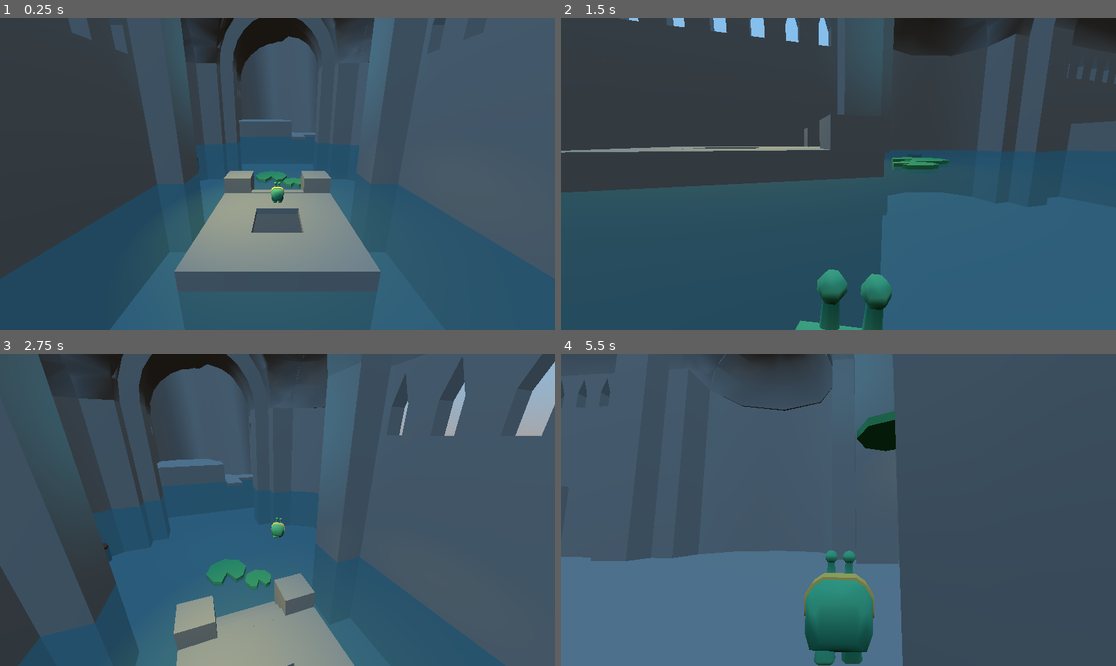
Above: before the commit, frames 1-4 (two rows, left to right).
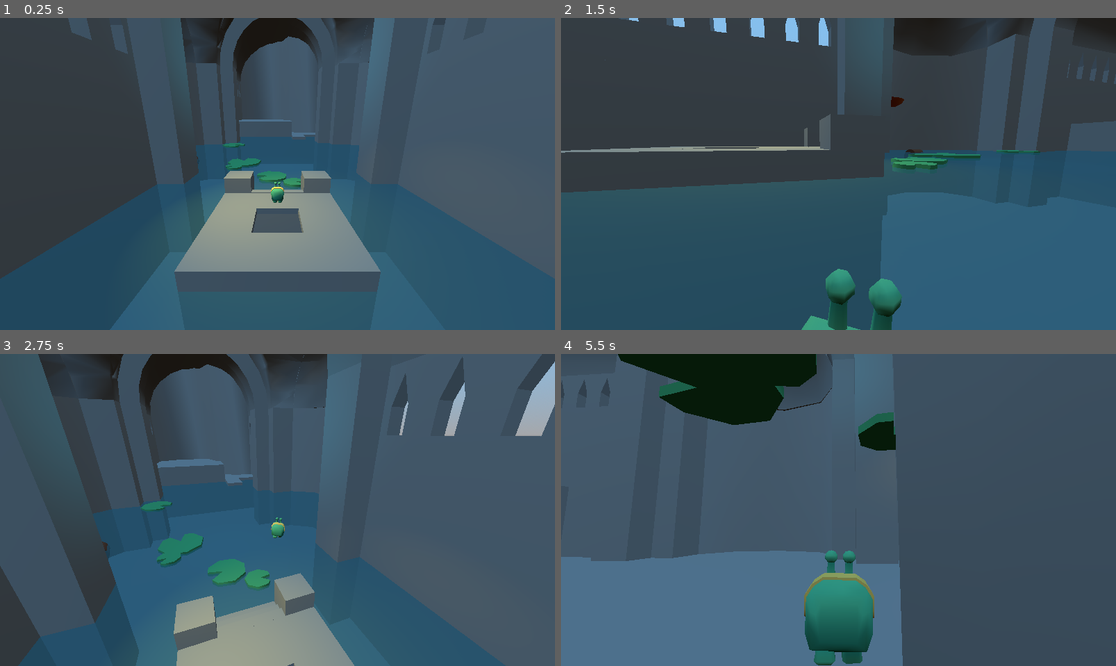
Above: after the commit, the same moments.

Repository: maliamae/GA110_MushroomLad_Godot
Game: Godot game, scene res://Scenes/dungeon_level.tscn
Same seed, same stepped clock (60 frames per second), same inputs: the game is played once before the commit and once after it. The project has no main scene, so this scene is started directly.
Inputs (mouse positions are in pixels of both pictures, inside the frame that each line leads up to):
- Up to frame 1 (0.25 s): no input
- Up to frame 2 (1.5 s): tap Enter (ui_accept) at 0.5 s; move the mouse to (960, 158) at 0.52 s; press the mouse at (960, 158) at 0.53 s; hold D (move_right) 0.53-1.28 s; tap Space (jump) at 0.77, 0.8, 1.07, 1.35 s; move the mouse to (810, 174) at 1.27 s; release the mouse at (810, 174) at 1.28 s; hold W (move_forward) from 1.28 s (still down)
- Up to frame 3 (2.75 s): keep holding W (move_forward); tap Space (jump) at 1.52, 1.82, 2.3 s; click (249, 510) at 1.55 s; move the mouse to (288, 503) at 2.02 s; press the mouse at (288, 503) at 2.03 s
- Up to frame 4 (5.5 s): move the mouse to (832, 516) at 2.77 s; release the mouse at (832, 516) at 2.78 s; click (832, 516) at 2.85 s; tap Space (jump) at 3.02, 3.32, 3.6, 3.77, 4.07, 4.52, 4.82, 5.3 s; move the mouse to (877, 513) at 3.52 s; tap Escape (ui_cancel) at 4.15 s; move the mouse to (672, 463) at 4.27 s; release W (move_forward) at 4.28 s; hold A (move_left) 4.28-5.03 s; click (672, 463) at 4.35 s; move the mouse to (844, 510) at 5.02 s; press the mouse at (844, 510) at 5.03 s; hold W (move_forward) from 5.03 s (still down)

The runs differ from the first frame. In frame 1, 0.3% of the frame differs, in the area x 35-55%, y 40-55%; in frame 2, 1.7%; in frame 3, 0.9%; in frame 4, 5.3%, in the area x 10-61%, y 0-100%.
Error in both runs: Cannot call method 'reload_current_scene' on a null value. (res://Scripts/fall_zone.gd:10)

Commit message:
climbing

Diff:
--- /dev/null
+++ b/Resources/MAT_shelf_mushroom.tres
@@ -0,0 +1,4 @@
+[gd_resource type="StandardMaterial3D" format=3 uid="uid://cm8300svoorh4"]
+
+[resource]
+albedo_color = Color(0.79737425, 0.3270599, 0.10718828, 1)
--- /dev/null
+++ b/Resources/MAT_vine.tres
@@ -0,0 +1,4 @@
+[gd_resource type="StandardMaterial3D" format=3 uid="uid://c4hgb5skynkip"]
+
+[resource]
+albedo_color = Color(0.13947442, 0.41242528, 0.3059142, 1)
--- a/Scenes/dungeon_level.tscn
+++ b/Scenes/dungeon_level.tscn
@@ -7,9 +7,11 @@
 [ext_resource type="PackedScene" uid="uid://c51nrwdbd8cvv" path="res://Scenes/side_wall_modified.tscn" id="5_q5ual"]
 [ext_resource type="PackedScene" uid="uid://dfpkmu8qdbu4l" path="res://Scenes/roof_modified.tscn" id="6_3vtai"]
 [ext_resource type="PackedScene" uid="uid://cmsy0ichub6c3" path="res://Scenes/arch.tscn" id="6_4p3mm"]
+[ext_resource type="PackedScene" uid="uid://btvurkvmy7kf6" path="res://Scenes/vine.tscn" id="6_f7i5e"]
 [ext_resource type="PackedScene" uid="uid://d1ew0qy5yf3wx" path="res://Scenes/wall_curved.tscn" id="6_vgdfs"]
 [ext_resource type="PackedScene" uid="uid://cbi2vijx8awjr" path="res://Scenes/lilypad.tscn" id="7_tldnm"]
 [ext_resource type="PackedScene" uid="uid://dixws230pxqm6" path="res://Scenes/floating_platform.tscn" id="8_khf8t"]
+[ext_resource type="PackedScene" uid="uid://8n1w1udf5a6t" path="res://Scenes/shelf_mushroom.tscn" id="11_1sn8i"]
 [ext_resource type="PackedScene" uid="uid://dp8l64keoupar" path="res://Scenes/player.tscn" id="11_vgdfs"]
 
 [sub_resource type="ProceduralSkyMaterial" id="ProceduralSkyMaterial_p7ssk"]
@@ -28,6 +30,11 @@
 [sub_resource type="BoxShape3D" id="BoxShape3D_n8u0m"]
 size = Vector3(100, 1, 100)
 
+[sub_resource type="BoxMesh" id="BoxMesh_vgdfs"]
+size = Vector3(9, 9, 0.5)
+
+[sub_resource type="BoxShape3D" id="BoxShape3D_f7i5e"]
+
 [sub_resource type="BoxShape3D" id="BoxShape3D_vgdfs"]
 size = Vector3(9, 3.25, 7.375)
 
@@ -180,9 +187,6 @@
 [node name="side_wall5" parent="Walls" unique_id=1568138120 instance=ExtResource("4_n8u0m")]
 transform = Transform3D(1, 0, 0, 0, 1, 0, 0, 0, 1, -4.75, 4.5, 8)
 
-[node name="side_wall11" parent="Walls" unique_id=1383738846 instance=ExtResource("4_n8u0m")]
-transform = Transform3D(-4.371139e-08, 0, 1, 0, 1, 0, -1, 0, -4.371139e-08, 0, 4.5, 6.75)
-
 [node name="side_wall12" parent="Walls" unique_id=2085987216 instance=ExtResource("4_n8u0m")]
 transform = Transform3D(-4.371139e-08, 0, 1, 0, 1, 0, -1, 0, -4.371139e-08, 0, 13.5, 6.75)
 
@@ -248,6 +252,19 @@
 [node name="wall_pillar4" type="CSGBox3D" parent="Walls" unique_id=1219562840]
 transform = Transform3D(1, 0, 0, 0, 1, 0, 0, 0, 1, 4.75, 4.5, -6)
 size = Vector3(0.5, 9, 1)
+
+[node name="back_wall" type="StaticBody3D" parent="Walls" unique_id=1534506390]
+transform = Transform3D(1, 0, 0, 0, 1, 0, 0, 0, 1, 0, 0, 7.25)
+
+[node name="MeshInstance3D" type="MeshInstance3D" parent="Walls/back_wall" unique_id=685346818]
+transform = Transform3D(1, 0, 0, 0, 1, 0, 0, 0, 1, 0, 4.5, -0.5)
+mesh = SubResource("BoxMesh_vgdfs")
+
+[node name="CollisionShape3D" type="CollisionShape3D" parent="Walls/back_wall" unique_id=959934795]
+shape = SubResource("BoxShape3D_f7i5e")
+
+[node name="vine" parent="Walls" unique_id=632868339 instance=ExtResource("6_f7i5e")]
+transform = Transform3D(-0.8660253, 0, 0.49999997, 0, 1, 0, -0.49999997, 0, -0.8660253, -6.625, 4.125, -7.125)
 
 [node name="Roofs" type="Node3D" parent="." unique_id=1455176719]
 
@@ -353,15 +370,32 @@
 [node name="Lilypads" type="Node3D" parent="." unique_id=440360043]
 
 [node name="lilypad" parent="Lilypads" unique_id=197424431 instance=ExtResource("7_tldnm")]
-transform = Transform3D(1, 0, 0, 0, 1, 0, 0, 0, 1, -0.25, 3, -4.875)
+transform = Transform3D(0.25881907, 0, -0.9659258, 0, 1, 0, 0.9659258, 0, 0.25881907, -0.25, 3, -4.875)
+
+[node name="lilypad3" parent="Lilypads" unique_id=2090015245 instance=ExtResource("7_tldnm")]
+transform = Transform3D(-1.3039999, 0, -0.34940583, 0, 1, 0, 0.34940583, 0, -1.3039999, -1.75, 3, -7.375)
+
+[node name="lilypad5" parent="Lilypads" unique_id=151158752 instance=ExtResource("7_tldnm")]
+transform = Transform3D(0.675, 0, 1.1691343, 0, 1, 0, -1.1691343, 0, 0.675, -3.5, 3, -13.125)
 
 [node name="lilypad2" parent="Lilypads" unique_id=347292891 instance=ExtResource("7_tldnm")]
-transform = Transform3D(0.65, 0, 0, 0, 1, 0, 0, 0, 0.65, 0.625, 3, -4.125)
+transform = Transform3D(0.1682324, 0, 0.6278518, 0, 1, 0, -0.6278518, 0, 0.1682324, 0.625, 3, -4.125)
+
+[node name="lilypad4" parent="Lilypads" unique_id=1613689141 instance=ExtResource("7_tldnm")]
+transform = Transform3D(0.325, 0, -0.5629165, 0, 1, 0, 0.5629165, 0, 0.325, -2.125, 3, -6.375)
 
 [node name="Barrels" type="Node3D" parent="." unique_id=983827985]
 
 [node name="floating_platform" parent="Barrels" unique_id=1464046690 instance=ExtResource("8_khf8t")]
-transform = Transform3D(1, 0, 0, 0, 1, 0, 0, 0, 1, -4.875, 3, -8.125)
+transform = Transform3D(-0.25881904, 0, 0.9659258, 0, 1, 0, -0.9659258, 0, -0.25881904, -4.875, 3, -8.125)
+move_distance = 0.25
+move_speed = 50
+
+[node name="shelf_mushroom" parent="Barrels" unique_id=1413824414 instance=ExtResource("11_1sn8i")]
+transform = Transform3D(0.9659258, 0, 0.25881904, 0, 1, 0, -0.25881904, 0, 0.9659258, -7.75, 6.125, -8.25)
+
+[node name="shelf_mushroom2" parent="Barrels" unique_id=1486407637 instance=ExtResource("11_1sn8i")]
+transform = Transform3D(0, 0, 0.99999994, 0, 1, 0, -0.99999994, 0, 0, -7.75, 7.125, -7.25)
 
 [node name="Player" parent="." unique_id=1588105895 instance=ExtResource("11_vgdfs")]
 transform = Transform3D(1, 0, 0, 0, 1, 0, 0, 0, 1, 0, 3.375, -1.625)
--- a/Scenes/floating_platform.tscn
+++ b/Scenes/floating_platform.tscn
@@ -18,7 +18,9 @@
 script = ExtResource("1_4lfrg")
 
 [node name="MeshInstance3D" type="MeshInstance3D" parent="." unique_id=284386594]
+transform = Transform3D(-4.371139e-08, 1, 0, -1, -4.371139e-08, 0, 0, 0, 1, 0, 0, 0)
 mesh = SubResource("CylinderMesh_4lfrg")
 
 [node name="CollisionShape3D" type="CollisionShape3D" parent="." unique_id=410602326]
+transform = Transform3D(-4.371139e-08, 1, 0, -1, -4.371139e-08, 0, 0, 0, 1, 0, 0, 0)
 shape = SubResource("CylinderShape3D_ytl5q")
--- /dev/null
+++ b/Scenes/mechanics_test_level.tscn
@@ -0,0 +1,74 @@
+[gd_scene format=3 uid="uid://b8vps7836um6h"]
+
+[ext_resource type="PackedScene" uid="uid://dp8l64keoupar" path="res://Scenes/player.tscn" id="1_lqutt"]
+[ext_resource type="PackedScene" uid="uid://1s7wuolsl15i" path="res://Scenes/side_wall.tscn" id="2_ym3cn"]
+[ext_resource type="PackedScene" uid="uid://8n1w1udf5a6t" path="res://Scenes/shelf_mushroom.tscn" id="3_4i73x"]
+[ext_resource type="PackedScene" uid="uid://btvurkvmy7kf6" path="res://Scenes/vine.tscn" id="4_w55uq"]
+
+[sub_resource type="ProceduralSkyMaterial" id="ProceduralSkyMaterial_in8hx"]
+sky_top_color = Color(0.08295094, 0.46121985, 0.7650066, 1)
+sky_horizon_color = Color(0.5562333, 0.7170142, 0.6012061, 1)
+ground_bottom_color = Color(0.045500003, 0.06662501, 0.13, 1)
+ground_horizon_color = Color(0.39065132, 0.29973957, 0.18751267, 1)
+
+[sub_resource type="Sky" id="Sky_ehih1"]
+sky_material = SubResource("ProceduralSkyMaterial_in8hx")
+
+[sub_resource type="Environment" id="Environment_ehemk"]
+background_mode = 2
+sky = SubResource("Sky_ehih1")
+tonemap_mode = 2
+glow_enabled = true
+
+[sub_resource type="StandardMaterial3D" id="StandardMaterial3D_vafja"]
+albedo_color = Color(0.055123515, 0.10934631, 0.16987205, 1)
+
+[sub_resource type="PlaneMesh" id="PlaneMesh_prqow"]
+material = SubResource("StandardMaterial3D_vafja")
+size = Vector2(20, 20)
+
+[sub_resource type="BoxShape3D" id="BoxShape3D_h2auu"]
+size = Vector3(20, 0.5, 20)
+
+[node name="mechanics_test_level" type="Node3D" unique_id=242415888]
+
+[node name="WorldEnvironment" type="WorldEnvironment" parent="." unique_id=406532010]
+environment = SubResource("Environment_ehemk")
+
+[node name="DirectionalLight3D" type="DirectionalLight3D" parent="." unique_id=161346677]
+transform = Transform3D(-1, -4.770465e-08, 6.008869e-08, 2.08039e-09, 0.7660444, 0.6427877, -7.669456e-08, 0.6427877, -0.7660444, 0, 0, 0)
+shadow_enabled = true
+
+[node name="Floor" type="StaticBody3D" parent="." unique_id=1663886829]
+
+[node name="MeshInstance3D" type="MeshInstance3D" parent="Floor" unique_id=2106560879]
+mesh = SubResource("PlaneMesh_prqow")
+
+[node name="CollisionShape3D" type="CollisionShape3D" parent="Floor" unique_id=1186369353]
+transform = Transform3D(1, 0, 0, 0, 1, 0, 0, 0, 1, 0, -0.25, 0)
+shape = SubResource("BoxShape3D_h2auu")
+debug_fill = false
+
+[node name="Player" parent="." unique_id=1588105895 instance=ExtResource("1_lqutt")]
+transform = Transform3D(1, 0, 0, 0, 1, 0, 0, 0, 1, -1, 0, 1.375)
+
+[node name="side_wall" parent="." unique_id=2072426151 instance=ExtResource("2_ym3cn")]
+transform = Transform3D(-4.371139e-08, 0, -1, 0, 1, 0, 1, 0, -4.371139e-08, 0.25, 4.5, -3.25)
+
+[node name="side_wall2" parent="." unique_id=1624944318 instance=ExtResource("2_ym3cn")]
+transform = Transform3D(-1.0000001, 0, -2.9802322e-08, 0, 1, 0, 2.9802322e-08, 0, -1.0000001, 2.75, 4.5, 0)
+
+[node name="shelf_mushroom" parent="." unique_id=1413824414 instance=ExtResource("3_4i73x")]
+transform = Transform3D(6.7055225e-08, 0, -1, 0, 1, 0, 1, 0, 6.7055225e-08, -1.75, 2.125, -3)
+
+[node name="shelf_mushroom2" parent="." unique_id=415791709 instance=ExtResource("3_4i73x")]
+transform = Transform3D(6.7055225e-08, 0, -1, 0, 1, 0, 1, 0, 6.7055225e-08, -2.75, 2.625, -3)
+
+[node name="shelf_mushroom3" parent="." unique_id=171717060 instance=ExtResource("3_4i73x")]
+transform = Transform3D(6.7055225e-08, 0, -1, 0, 1, 0, 1, 0, 6.7055225e-08, 1.25, 3.5, -3)
+
+[node name="vine" parent="." unique_id=632868339 instance=ExtResource("4_w55uq")]
+transform = Transform3D(1, 0, 0, 0, 1, 0, 0, 0, 1, 0, 1.125, -2.875)
+
+[node name="vine2" parent="." unique_id=272916270 instance=ExtResource("4_w55uq")]
+transform = Transform3D(5.9604645e-08, 0, -1, 0, 1, 0, 1, 0, 5.9604645e-08, 2.375, 1.125, -0.125)
--- a/Scenes/player.tscn
+++ b/Scenes/player.tscn
@@ -1,6 +1,6 @@
 [gd_scene format=3 uid="uid://dp8l64keoupar"]
 
-[ext_resource type="Script" uid="uid://bmwjmjmmort8o" path="res://Scripts/player_in_class.gd" id="1_cvnsp"]
+[ext_resource type="Script" uid="uid://dpdcgmwpuab0t" path="res://Scripts/player_movement.gd" id="1_cvnsp"]
 [ext_resource type="PackedScene" uid="uid://d2uovq0jvwhy" path="res://Assets/Character_Model/animal-caterpillar.glb" id="1_v0iea"]
 
 [sub_resource type="Animation" id="Animation_v0iea"]
@@ -183,22 +183,31 @@
 transform = Transform3D(-0.25, 0, 3.774895e-08, 0, 0.25, 0, -3.774895e-08, 0, -0.25, 0, 0, 0)
 
 [node name="leg-front-right" parent="animal-caterpillar2/animal-caterpillar/root" parent_id_path=PackedInt32Array(842720335, 827963564) index="0" unique_id=67322948]
-transform = Transform3D(1, 0, 0, 0, 0.17364821, 0.98480767, 0, -0.98480767, 0.17364821, -0.25, 0.3, 0.25)
+transform = Transform3D(1, 0, 0, 0, 0.17364821, 0.9848076, 0, -0.9848076, 0.17364821, -0.25, 0.3, 0.25)
 
 [node name="leg-front-left" parent="animal-caterpillar2/animal-caterpillar/root" parent_id_path=PackedInt32Array(842720335, 827963564) index="1" unique_id=916332053]
-transform = Transform3D(1, 0, 0, 0, 0.17364821, 0.98480767, 0, -0.98480767, 0.17364821, 0.25, 0.3, 0.25)
+transform = Transform3D(1, 0, 0, 0, 0.17364821, 0.9848076, 0, -0.9848076, 0.17364821, 0.25, 0.3, 0.25)
 
 [node name="leg-back-right" parent="animal-caterpillar2/animal-caterpillar/root" parent_id_path=PackedInt32Array(842720335, 827963564) index="2" unique_id=771341119]
-transform = Transform3D(1, 0, 0, 0, 0.17364821, -0.98480767, 0, 0.98480767, 0.17364821, -0.25, 0.3, -0.25)
+transform = Transform3D(1, 0, 0, 0, 0.17364821, -0.9848076, 0, 0.9848076, 0.17364821, -0.25, 0.3, -0.25)
 
 [node name="leg-back-left" parent="animal-caterpillar2/animal-caterpillar/root" parent_id_path=PackedInt32Array(842720335, 827963564) index="3" unique_id=1744956006]
-transform = Transform3D(1, 0, 0, 0, 0.17364821, -0.98480767, 0, 0.98480767, 0.17364821, 0.25, 0.3, -0.25)
+transform = Transform3D(1, 0, 0, 0, 0.17364821, -0.9848076, 0, 0.9848076, 0.17364821, 0.25, 0.3, -0.25)
 
 [node name="body" parent="animal-caterpillar2/animal-caterpillar/root" parent_id_path=PackedInt32Array(842720335, 827963564) index="4" unique_id=2081161047]
 transform = Transform3D(1, 0, 0, 0, 0.9945219, -0.10452846, 0, 0.10452846, 0.9945219, 1.573182e-08, 0.18124998, -3.8083503e-08)
 
 [node name="AnimationPlayer" parent="animal-caterpillar2" index="1" unique_id=593302426]
 libraries/ = SubResource("AnimationLibrary_vgqql")
+
+[node name="Debug X-axis" type="CSGBox3D" parent="animal-caterpillar2" unique_id=897389355]
+transform = Transform3D(-4, 0, -6.039832e-07, 0, 4, 0, 6.039832e-07, 0, -4, 5.6181054e-08, 1.9470215, 0.3720703)
+visible = false
+size = Vector3(1, 0.026489258, 0.068847656)
+
+[node name="RayCast3D" type="RayCast3D" parent="animal-caterpillar2" unique_id=869731500]
+transform = Transform3D(1, 0, 0, 0, -4.371139e-08, 1, 0, -1, -4.371139e-08, 1.1060867e-07, 0.79475224, 0.7325281)
+target_position = Vector3(0, -2, 0)
 
 [node name="CollisionShape3D" type="CollisionShape3D" parent="." unique_id=113189383]
 transform = Transform3D(1, 0, 0, 0, 1, 0, 0, 0, 1, 0, 0.22468567, 0)
--- /dev/null
+++ b/Scenes/shelf_mushroom.tscn
@@ -0,0 +1,37 @@
+[gd_scene format=3 uid="uid://8n1w1udf5a6t"]
+
+[ext_resource type="Material" uid="uid://cm8300svoorh4" path="res://Resources/MAT_shelf_mushroom.tres" id="1_8xo6d"]
+
+[sub_resource type="CylinderShape3D" id="CylinderShape3D_3mxs2"]
+height = 0.31835938
+radius = 0.6621094
+
+[sub_resource type="CylinderShape3D" id="CylinderShape3D_j1kdm"]
+height = 0.3540039
+
+[node name="shelf_mushroom" type="Node3D" unique_id=1413824414]
+
+[node name="StaticBody3D" type="StaticBody3D" parent="." unique_id=539273227]
+
+[node name="CSGSphere3D" type="CSGSphere3D" parent="StaticBody3D" unique_id=2098264354]
+transform = Transform3D(0.9, 0, 0, 0, 0.6, 0, 0, 0, 1.36, 0, 0, 0)
+radius = 0.75
+material = ExtResource("1_8xo6d")
+
+[node name="CSGBox3D" type="CSGBox3D" parent="StaticBody3D/CSGSphere3D" unique_id=1774612174]
+transform = Transform3D(1, 0, 0, 0, 1, 0, 0, 0, 1, 0, 0.5, 0)
+operation = 2
+size = Vector3(1.5, 1, 1.5)
+material = ExtResource("1_8xo6d")
+
+[node name="CollisionShape3D" type="CollisionShape3D" parent="StaticBody3D" unique_id=114447907]
+transform = Transform3D(1, 0, 0, 0, 1, 0, 0, 0, 1, 0, -0.15527344, 0)
+shape = SubResource("CylinderShape3D_3mxs2")
+
+[node name="CollisionShape3D2" type="CollisionShape3D" parent="StaticBody3D" unique_id=1451228247]
+transform = Transform3D(1, 0, 0, 0, 1, 0, 0, 0, 1, 0, -0.1652832, 0.4681757)
+shape = SubResource("CylinderShape3D_j1kdm")
+
+[node name="CollisionShape3D3" type="CollisionShape3D" parent="StaticBody3D" unique_id=82444354]
+transform = Transform3D(1, 0, 0, 0, 1, 0, 0, 0, 1, 0, -0.1652832, -0.45866144)
+shape = SubResource("CylinderShape3D_j1kdm")
--- /dev/null
+++ b/Scenes/vine.tscn
@@ -0,0 +1,24 @@
+[gd_scene format=3 uid="uid://btvurkvmy7kf6"]
+
+[ext_resource type="Script" uid="uid://cpnuvml7dxryk" path="res://Scripts/vine.gd" id="1_6slj2"]
+[ext_resource type="Material" uid="uid://c4hgb5skynkip" path="res://Resources/MAT_vine.tres" id="1_hl6mt"]
+
+[sub_resource type="BoxShape3D" id="BoxShape3D_u6xv0"]
+size = Vector3(1.5, 4, 0.375)
+
+[node name="vine" type="Node3D" unique_id=632868339]
+script = ExtResource("1_6slj2")
+
+[node name="Area3D" type="Area3D" parent="." unique_id=1200317447]
+
+[node name="CollisionShape3D" type="CollisionShape3D" parent="Area3D" unique_id=79552819]
+transform = Transform3D(1, 0, 0, 0, 1, 0, 0, 0, 1, 0, 0.8125, 0.0625)
+shape = SubResource("BoxShape3D_u6xv0")
+
+[node name="CSGBox3D" type="CSGBox3D" parent="Area3D" unique_id=1989857257]
+transform = Transform3D(1, 0, 0, 0, 1, 0, 0, 0, 1, 0, 0.8125, -0.0625)
+size = Vector3(1.5, 4, 0.125)
+material = ExtResource("1_hl6mt")
+
+[connection signal="body_entered" from="Area3D" to="." method="_on_area_3d_body_entered"]
+[connection signal="body_exited" from="Area3D" to="." method="_on_area_3d_body_exited"]
--- /dev/null
+++ b/Scripts/climb_ray_cast.gd
@@ -0,0 +1,11 @@
+extends RayCast3D
+
+
+# Called when the node enters the scene tree for the first time.
+func _ready() -> void:
+	pass # Replace with function body.
+
+
+# Called every frame. 'delta' is the elapsed time since the previous frame.
+func _process(delta: float) -> void:
+	pass
--- /dev/null
+++ b/Scripts/player_movement.gd
@@ -0,0 +1,138 @@
+extends CharacterBody3D
+
+@export_group("Camera")
+@export_range(0.0, 1.0) var mouse_sensitivity := 0.25
+
+@export_group("Movement")
+@export var move_speed := 8.0
+@export var acceleration := 20.0
+@export var rotation_speed := 12.0
+@export var jump_impulse := 10.0
+var gravity := -30.0
+
+var camera_input_direction := Vector2.ZERO
+
+var last_movement_direction := Vector3.FORWARD
+var raw_input: Vector2
+var forward
+var right
+var move_direction
+var target_angle
+@export var is_climbing := false
+
+@onready var camera_pivot: Node3D = %CameraPivot
+@onready var camera_3d: Camera3D = %Camera3D
+@onready var character_model: Node3D = %"animal-caterpillar2"
+@onready var animation_player: AnimationPlayer = $"animal-caterpillar2/AnimationPlayer"
+@onready var climb_ray_cast: RayCast3D = $"animal-caterpillar2/RayCast3D"
+
+#only rotates the camera when the mouse is clicked into the game
+func _input(event: InputEvent) -> void:
+	if event.is_action_pressed("left_click"):
+		Input.mouse_mode = Input.MOUSE_MODE_CAPTURED
+	if event.is_action_pressed("ui_cancel"):
+		Input.mouse_mode = Input.MOUSE_MODE_VISIBLE
+
+func _unhandled_input(event: InputEvent) -> void:
+	var is_camera_motion := (event is InputEventMouseMotion and Input.get_mouse_mode() == Input.MOUSE_MODE_CAPTURED)
+
+	if is_camera_motion:
+		camera_input_direction = event.screen_relative * mouse_sensitivity
+
+func _physics_process(delta: float) -> void:
+	#rotate around the x-axis
+	camera_pivot.rotation.x += camera_input_direction.y * delta
+	#clamp the rotation
+	camera_pivot.rotation.x = clamp(camera_pivot.rotation.x, -PI / 6.0, PI/3.0)
+	#rotate around the y-axis
+	camera_pivot.rotation.y -= camera_input_direction.x * delta
+
+	#reset the input direction to zero
+	camera_input_direction = Vector2.ZERO
+
+	if is_climbing:
+		move_climbing(delta)
+	else:
+		move_grounded(delta)
+
+
+	#allow jumps only when on the floor
+	var is_starting_jump := Input.is_action_just_pressed("jump") and is_on_floor()
+	if is_starting_jump:
+		velocity.y += jump_impulse
+
+	var is_starting_jump_climb := Input.is_action_just_pressed("jump") and is_climbing
+	if is_starting_jump_climb:
+		velocity = character_model.basis.z * -jump_impulse*2.5
+
+	#move the character
+	move_and_slide()
+
+	#smooth out character direction while turning
+	character_model.global_rotation.y = lerp_angle(
+		character_model.rotation.y,
+		target_angle,
+		rotation_speed * delta
+	)
+
+	#play animations
+	if is_starting_jump:
+		#animation_player.play("jump")
+		pass
+	elif not is_on_floor() and velocity.y < 0:
+		#animation_player.play("fall")
+		pass
+	elif is_on_floor():
+		var ground_speed := velocity.length()
+		if ground_speed > 0.0:
+			animation_player.play("walk")
+		else:
+			animation_player.play("static")
+
+func move_grounded(delta):
+	#stores player inputs into a Vector2
+	raw_input = Input.get_vector("move_left", "move_right", "move_forward", "move_backward")
+
+	#extracts forward and right direction vector in relation to the camera
+	forward = camera_3d.global_basis.z
+	right = camera_3d.global_basis.x
+
+	#calculate the move direction
+	move_direction = forward * raw_input.y + right * raw_input.x
+	move_direction.y = 0.0
+	move_direction = move_direction.normalized()
+
+	#separate and extract vertical component of velocity
+	var y_velocity := velocity.y
+	velocity.y = 0.0
+
+	#calculate player velocity
+	velocity = velocity.move_toward(move_direction * move_speed, acceleration * delta)
+
+	#apply gravity to character
+	velocity.y = y_velocity + gravity * delta
+
+	#store the last movement direction
+	if move_direction.length() > 0.0:
+		last_movement_direction = move_direction
+
+	#turn toward the last movement direction
+	target_angle = Vector3.BACK.signed_angle_to(last_movement_direction, Vector3.UP)
+
+func move_climbing(delta):
+	#stores player inputs into a Vector2
+	raw_input = Input.get_vector("move_left", "move_right", "move_forward", "move_backward")
+
+	if climb_ray_cast.is_colliding():
+		var climb_direction = -climb_ray_cast.get_collision_normal()
+		target_angle = Vector3.BACK.signed_angle_to(climb_direction, Vector3.UP)
+
+	forward = -character_model.basis.y
+	right = -character_model.basis.x
+
+	#calculate the move direction
+	move_direction = right * raw_input.x + forward * raw_input.y
+	move_direction = move_direction.normalized()
+
+	#calculate player velocity
+	velocity = velocity.move_toward(move_direction * move_speed, acceleration * delta)
--- /dev/null
+++ b/Scripts/vine.gd
@@ -0,0 +1,22 @@
+extends Node3D
+
+@onready var player: CharacterBody3D = $"../Player"
+
+# Called when the node enters the scene tree for the first time.
+func _ready() -> void:
+	pass # Replace with function body.
+
+
+# Called every frame. 'delta' is the elapsed time since the previous frame.
+@warning_ignore("unused_parameter")
+func _process(delta: float) -> void:
+	pass
+
+
+func _on_area_3d_body_entered(body: Node3D) -> void:
+	if body.name == "Player":
+		player.is_climbing = true
+
+func _on_area_3d_body_exited(body: Node3D) -> void:
+	if body.name == "Player":
+		player.is_climbing = false
Not shown, added: Scripts/climb_ray_cast.gd.uid
Not shown, added: Scripts/player_movement.gd.uid
Not shown, added: Scripts/vine.gd.uid
